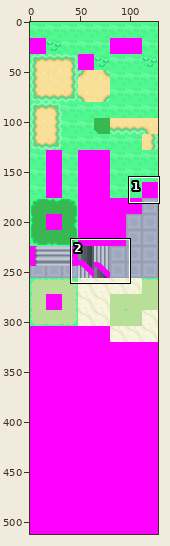
Sprite sheet, stored at tiles/outdoor_jubilife/bottom.png. Above: a wide view before the commit, with the close-up outlined.
Close-up. As it was:
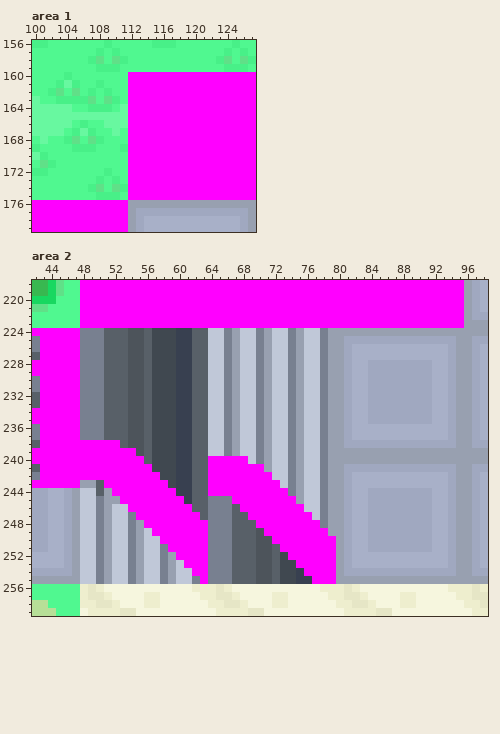
The file is 128x512 pixels. Shown: area 1: x 100..127, y 156..179; area 2: x 42..98, y 218..259.
After the commit:
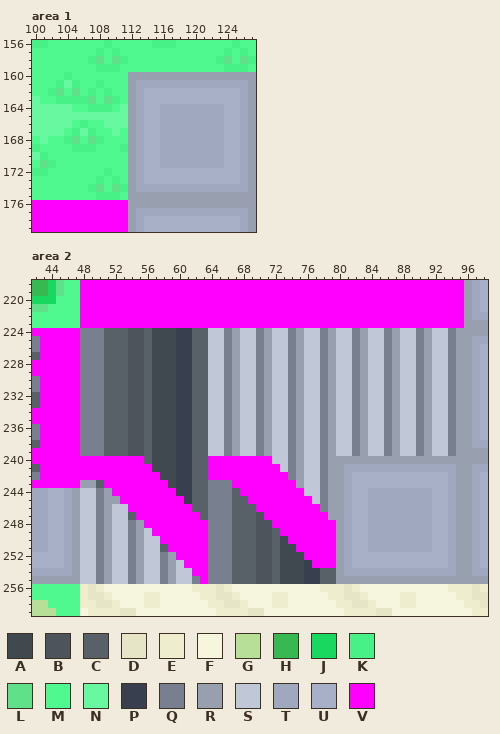
Palette (. is transparent): A #404850  B #4d545b  C #586068  D #e6e6c6  E #eeeece  F #f6f6de  G #b7df97  H #38b850  J #18d860  K #48f088  L #60e088  M #50f890  N #68f8a0  P #384050  Q #788090  R #98a0b0  S #c0c8d8  T #a0a8c0  U #a8b0c8  V #ff00ff
Edits made:
Area 1:
y 160: x 112..127 VVVVVVVVVVVVVVVV -> RRRRRRRRRRRRRRRR
y 161: x 112..127 VVVVVVVVVVVVVVVV -> RTTTTTTTTTTTTTTR
y 162..163: x 112..127 VVVVVVVVVVVVVVVV -> RTUUUUUUUUUUUUTR
y 164..171: x 112..127 VVVVVVVVVVVVVVVV -> RTUUTTTTTTTTUUTR
y 172..173: x 112..127 VVVVVVVVVVVVVVVV -> RTUUUUUUUUUUUUTR
y 174: x 112..127 VVVVVVVVVVVVVVVV -> RTTTTTTTTTTTTTTR
y 175: x 112..127 VVVVVVVVVVVVVVVV -> RRRRRRRRRRRRRRRR
Area 2:
y 224: x 80..82 RRR -> SSQ; x 84..86 RRR -> SSQ; x 88..90 RRR -> SSQ; x 92..94 RRR -> SSQ
y 225: x 80..94 RTTTTTTTTTTTTTT -> SSQRSSQRSSQRSSQ
y 226..227: x 80..94 RTUUUUUUUUUUUUT -> SSQRSSQRSSQRSSQ
y 228..235: x 80..94 RTUUTTTTTTTTUUT -> SSQRSSQRSSQRSSQ
y 236..237: x 80..94 RTUUUUUUUUUUUUT -> SSQRSSQRSSQRSSQ
y 238: x 48..52 VVVVV -> QQQCC; x 80..94 RTTTTTTTTTTTTTT -> SSQRSSQRSSQRSSQ
y 239: x 48..54 VVVVVVV -> QQQCCCB; x 80..82 RRR -> SSQ; x 84..86 RRR -> SSQ; x 88..90 RRR -> SSQ; x 92..94 RRR -> SSQ
y 240: x 69..71 SQR -> VVV
y 241: x 71..72 RS -> VV
y 242: x 72..73 SS -> VV
y 243: x 64..66 VVV -> QQQ; x 73..74 SQ -> VV
y 244: x 50 C -> Q; x 64..67 VVVV -> QQQC; x 74..75 QR -> VV
y 245: x 67..68 VV -> CC; x 75..76 RS -> VV
y 246: x 68..69 VV -> CC; x 76..77 SS -> VV
y 247: x 54 Q -> C; x 69..70 VV -> CB; x 77..78 SQ -> VV
y 248: x 70..71 VV -> BB; x 78..79 QR -> VV
y 249: x 71..72 VV -> BC; x 79 R -> V
y 250: x 72..73 VV -> CA
y 251: x 58 Q -> C; x 73..74 VV -> AA
y 252: x 74..75 VV -> AA
y 253: x 75..76 VV -> AP
y 254: x 75..79 PVVVV -> APPCC
y 255: x 75 P -> A; x 77..79 VVV -> PCC
Pixel boxes of the changes (left, top, right, bottom) in both close-ups:
changed: (128, 72, 256, 200)
changed: (208, 328, 456, 584)
changed: (80, 440, 136, 496)
changed: (128, 512, 136, 520)
changed: (160, 544, 168, 552)
